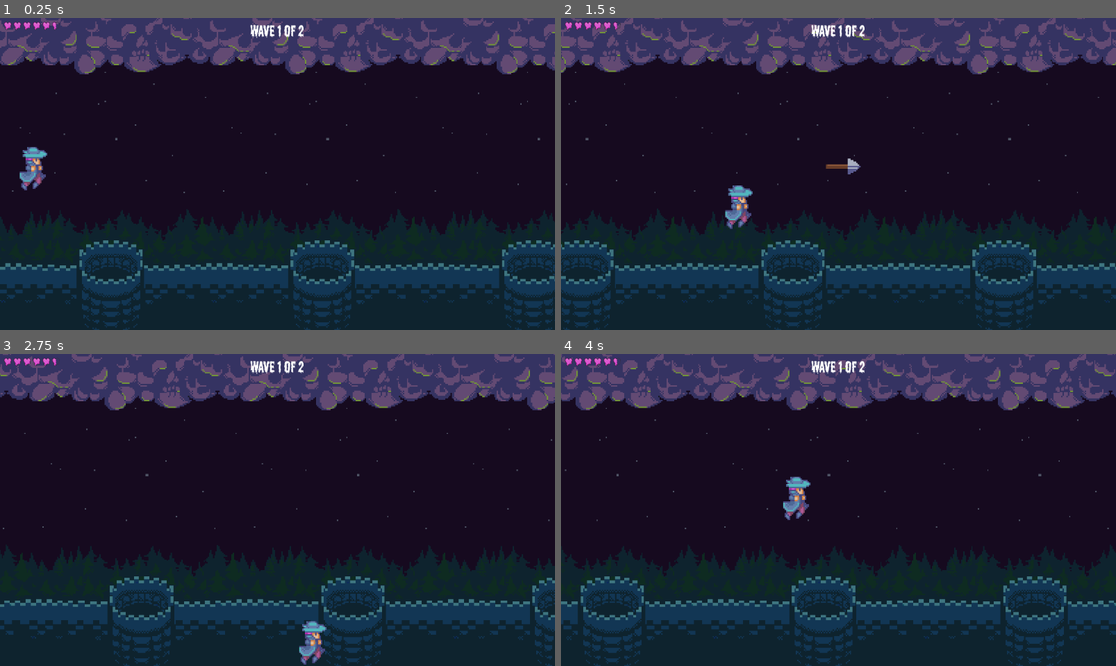
Above: before the commit, frames 1-4 (two rows, left to right).
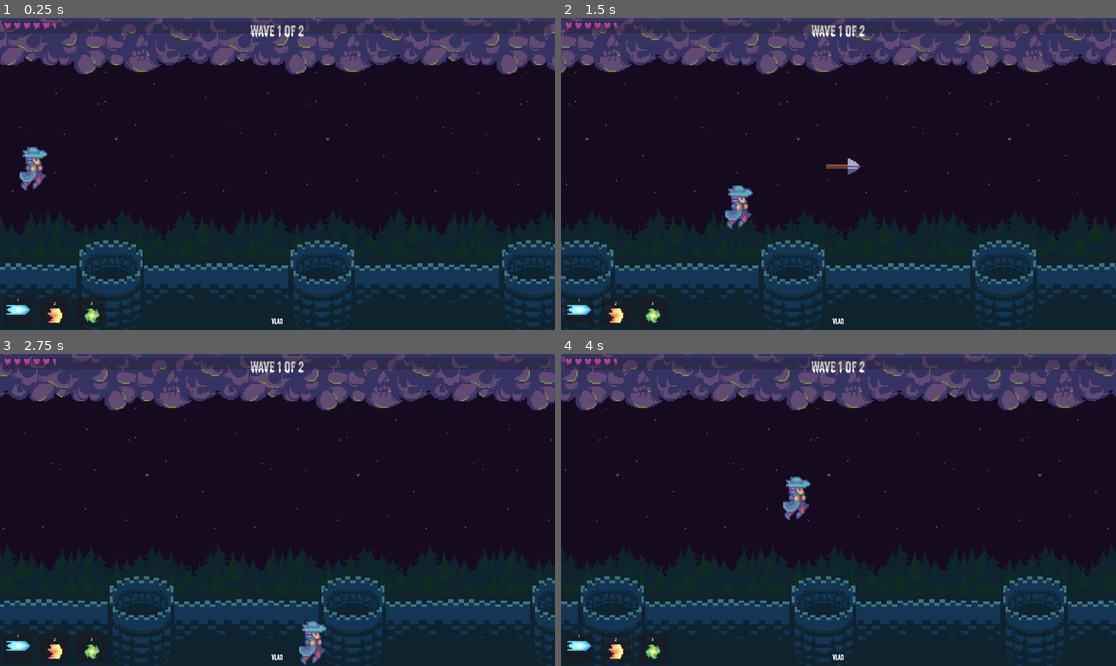
Above: after the commit, the same moments.

Repository: wojciech-bilicki/HalloweenShooterTutorial
Game: Godot game, scene res://Scenes/castle_level.tscn
The game is run twice, just before and just after one commit, with the same random seed, the same clock (stepped at 60 frames per second) and the same inputs. Sound files missing from this copy of the repository are replaced by a short silence.
Inputs:
- Up to frame 1 (0.25 s): no input
- Up to frame 2 (1.5 s): tap Enter (accept) at 0.5 s; hold D (right) 0.53-1.28 s; tap Space (shoot) at 0.6 s; tap 1 (select_spell_1, bound only after the commit) at 0.8, 1.35 s; hold S (down) from 1.28 s (still down)
- Up to frame 3 (2.75 s): tap 2 (select_spell_2, bound only after the commit) at 1.55, 2.1 s; release S (down) at 2.03 s; hold D (right) from 2.03 s (still down); tap 3 (select_spell_3, bound only after the commit) at 2.3 s
- Up to frame 4 (4 s): release D (right) at 2.78 s; hold W (up) 2.78-3.53 s; tap 3 (select_spell_3, bound only after the commit) at 2.85 s; tap Space (shoot) at 3.05 s; hold A (left) from 3.53 s (still down); tap Enter (accept) at 3.6 s; tap 1 (select_spell_1, bound only after the commit) at 3.8 s

The runs differ from the first frame. In frame 1, 1.4% of the frame differs, in the area x 0-100%, y 1-99%; in frame 2, 1.4%; in frame 3, 1.3%; in frame 4, 1.5%, in the area x 0-99%, y 1-99%.

Commit message:
Spell ui start

Diff:
--- a/Resources/devil_enemy_config.tres
+++ b/Resources/devil_enemy_config.tres
@@ -7,6 +7,9 @@
 
 [resource]
 script = ExtResource("1_dhie7")
+projectile_speed = 350.0
+speed = 350.0
+health = 3
 projectile_collision_shape = ExtResource("2_sk1te")
 projectile_texture = ExtResource("3_jxah7")
 enemy_name = "devil"
--- a/Resources/mummy_enemy_config.tres
+++ b/Resources/mummy_enemy_config.tres
@@ -7,6 +7,9 @@
 
 [resource]
 script = ExtResource("1_r1sb5")
+projectile_speed = 200.0
+speed = 100.0
+health = 6
 projectile_collision_shape = ExtResource("2_6gggb")
 projectile_texture = ExtResource("3_7dbhp")
 enemy_name = "mummy"
--- a/Resources/skeleton_enemy_config.tres
+++ b/Resources/skeleton_enemy_config.tres
@@ -7,6 +7,9 @@
 
 [resource]
 script = ExtResource("4_348xc")
+projectile_speed = 400.0
+speed = 325.0
+health = 4
 projectile_collision_shape = ExtResource("2_wi2ho")
 projectile_texture = ExtResource("3_d7l73")
 enemy_name = "skeleton"
--- a/Scenes/enemy.tscn
+++ b/Scenes/enemy.tscn
@@ -14,6 +14,7 @@
 [ext_resource type="Texture2D" uid="uid://cu2wocwlgwecx" path="res://Assets/Enemies/Skeleton/SkeletonShooting.png" id="11_5nhmq"]
 [ext_resource type="Script" path="res://Scripts/random_timer.gd" id="12_mgx1q"]
 [ext_resource type="Script" path="res://Scripts/enemy_shooting_system.gd" id="13_13len"]
+[ext_resource type="Script" path="res://Scripts/health_system.gd" id="15_h1wny"]
 
 [sub_resource type="SpriteFrames" id="SpriteFrames_aqt36"]
 animations = [{
@@ -89,6 +90,12 @@
 [sub_resource type="RectangleShape2D" id="RectangleShape2D_nvuw8"]
 size = Vector2(66, 135)
 
+[sub_resource type="StyleBoxFlat" id="StyleBoxFlat_u34rr"]
+bg_color = Color(0, 0, 0, 1)
+
+[sub_resource type="StyleBoxFlat" id="StyleBoxFlat_xbeu7"]
+bg_color = Color(0.784314, 0, 0.231373, 1)
+
 [node name="Enemy" type="Area2D"]
 collision_layer = 2
 collision_mask = 4
@@ -113,6 +120,19 @@
 
 [node name="AudioStreamPlayer" type="AudioStreamPlayer" parent="."]
 
+[node name="ProgressBar" type="ProgressBar" parent="."]
+offset_left = -36.0
+offset_top = -81.0
+offset_right = 14.0
+offset_bottom = -71.0
+theme_override_styles/background = SubResource("StyleBoxFlat_u34rr")
+theme_override_styles/fill = SubResource("StyleBoxFlat_xbeu7")
+value = 50.0
+show_percentage = false
+
+[node name="HealthSystem" type="Node" parent="."]
+script = ExtResource("15_h1wny")
+
 [connection signal="area_entered" from="." to="." method="_on_area_entered"]
 [connection signal="animation_finished" from="AnimatedSprite2D" to="." method="_on_animated_sprite_2d_animation_finished"]
 [connection signal="timeout" from="ShootingSystem/Timer" to="ShootingSystem" method="_on_timer_timeout"]
--- a/Scenes/ui.tscn
+++ b/Scenes/ui.tscn
@@ -1,7 +1,11 @@
-[gd_scene load_steps=5 format=3 uid="uid://cqfhwpgo2qw4g"]
+[gd_scene load_steps=9 format=3 uid="uid://cqfhwpgo2qw4g"]
 
 [ext_resource type="Script" path="res://Scripts/ui.gd" id="1_g3f70"]
 [ext_resource type="FontFile" uid="uid://d370phyelf2v8" path="res://Assets/font/font.otf" id="2_i2rha"]
+[ext_resource type="Texture2D" uid="uid://cbgrtclp47nk" path="res://Assets/Spells/ice-effect.png" id="3_cihgj"]
+[ext_resource type="Texture2D" uid="uid://b3ys6cg7ej2y0" path="res://Assets/Spells/fire-effect.png" id="4_cwl5h"]
+[ext_resource type="Texture2D" uid="uid://dtfvs0ofa37hg" path="res://Assets/Spells/poison-effect.png" id="5_8v2gs"]
+[ext_resource type="Theme" uid="uid://caw1c6qqfkp3b" path="res://spell_selection.theme" id="7_h83c7"]
 
 [sub_resource type="StyleBoxFlat" id="StyleBoxFlat_uvss6"]
 bg_color = Color(0.705882, 0.054902, 0, 1)
@@ -37,15 +41,12 @@
 text = "Wave 0 of 2"
 
 [node name="BossHealthBar" type="ProgressBar" parent="MarginContainer"]
-visible = false
 custom_minimum_size = Vector2(0, 24)
 layout_mode = 2
-size_flags_vertical = 8
 theme_override_styles/fill = SubResource("StyleBoxFlat_uvss6")
 show_percentage = false
 
 [node name="BossName" type="Label" parent="MarginContainer"]
-visible = false
 layout_mode = 2
 size_flags_horizontal = 4
 size_flags_vertical = 8
@@ -88,4 +89,101 @@
 layout_mode = 2
 text = "RESTART"
 
+[node name="HBoxContainer" type="HBoxContainer" parent="MarginContainer"]
+layout_mode = 2
+size_flags_horizontal = 0
+size_flags_vertical = 8
+theme_override_constants/separation = 16
+alignment = 1
+
+[node name="IcePanel" type="Panel" parent="MarginContainer/HBoxContainer"]
+custom_minimum_size = Vector2(60, 60)
+layout_mode = 2
+theme = ExtResource("7_h83c7")
+
+[node name="VBoxContainer" type="VBoxContainer" parent="MarginContainer/HBoxContainer/IcePanel"]
+layout_mode = 1
+anchors_preset = 15
+anchor_right = 1.0
+anchor_bottom = 1.0
+grow_horizontal = 2
+grow_vertical = 2
+size_flags_horizontal = 0
+
+[node name="Label" type="Label" parent="MarginContainer/HBoxContainer/IcePanel/VBoxContainer"]
+layout_mode = 2
+theme_override_font_sizes/font_size = 8
+text = "1"
+horizontal_alignment = 1
+vertical_alignment = 1
+
+[node name="TextureRect" type="TextureRect" parent="MarginContainer/HBoxContainer/IcePanel/VBoxContainer"]
+custom_minimum_size = Vector2(50, 20)
+layout_mode = 2
+size_flags_horizontal = 4
+texture = ExtResource("3_cihgj")
+
+[node name="FirePanel" type="Panel" parent="MarginContainer/HBoxContainer"]
+custom_minimum_size = Vector2(60, 60)
+layout_mode = 2
+theme = ExtResource("7_h83c7")
+
+[node name="VBoxContainer2" type="VBoxContainer" parent="MarginContainer/HBoxContainer/FirePanel"]
+layout_mode = 1
+anchors_preset = 8
+anchor_left = 0.5
+anchor_top = 0.5
+anchor_right = 0.5
+anchor_bottom = 0.5
+offset_left = -6.0
+offset_top = -15.0
+offset_right = 6.0
+offset_bottom = 15.0
+grow_horizontal = 2
+grow_vertical = 2
+
+[node name="Label" type="Label" parent="MarginContainer/HBoxContainer/FirePanel/VBoxContainer2"]
+layout_mode = 2
+theme_override_font_sizes/font_size = 8
+text = "2
+"
+horizontal_alignment = 1
+vertical_alignment = 1
+
+[node name="TextureRect2" type="TextureRect" parent="MarginContainer/HBoxContainer/FirePanel/VBoxContainer2"]
+custom_minimum_size = Vector2(30, 30)
+layout_mode = 2
+texture = ExtResource("4_cwl5h")
+
+[node name="PoisonPanel" type="Panel" parent="MarginContainer/HBoxContainer"]
+custom_minimum_size = Vector2(60, 60)
+layout_mode = 2
+theme = ExtResource("7_h83c7")
+
+[node name="VBoxContainer3" type="VBoxContainer" parent="MarginContainer/HBoxContainer/PoisonPanel"]
+layout_mode = 1
+anchors_preset = 8
+anchor_left = 0.5
+anchor_top = 0.5
+anchor_right = 0.5
+anchor_bottom = 0.5
+offset_left = -6.0
+offset_top = -15.0
+offset_right = 7.0
+offset_bottom = 15.0
+grow_horizontal = 2
+grow_vertical = 2
+
+[node name="Label" type="Label" parent="MarginContainer/HBoxContainer/PoisonPanel/VBoxContainer3"]
+layout_mode = 2
+theme_override_font_sizes/font_size = 8
+text = "3"
+horizontal_alignment = 1
+vertical_alignment = 1
+
+[node name="TextureRect3" type="TextureRect" parent="MarginContainer/HBoxContainer/PoisonPanel/VBoxContainer3"]
+custom_minimum_size = Vector2(30, 30)
+layout_mode = 2
+texture = ExtResource("5_8v2gs")
+
 [connection signal="pressed" from="MarginContainer/GameOverContainer/Panel/VBoxContainer/Button" to="." method="_on_button_pressed"]
--- a/Scripts/enemy.gd
+++ b/Scripts/enemy.gd
@@ -17,6 +17,9 @@
 @onready var collision_shape_2d = $CollisionShape2D
 @onready var timer = $ShootingSystem/Timer
 @onready var audio_stream_player = $AudioStreamPlayer
+@onready var health_system = $HealthSystem
+@onready var progress_bar = $ProgressBar
+
 
 @export var speed = 250
 
@@ -29,9 +32,15 @@
 func init(config, enemy_movement_points):
 	default_animation_name = "%s_default" % config.enemy_name
 	shooting_animation_name = "%s_shoot" % config.enemy_name
+	speed = config.speed
 	animated_sprite_2d.play(default_animation_name)
 	movement_points = enemy_movement_points
 	collision_shape_2d.shape = config.enemy_collision_shape
+	health_system.health = config.health
+	health_system.damaged.connect(on_damaged)
+	health_system.died.connect(on_died)
+	progress_bar.max_value = config.health
+	progress_bar.value = config.health
 
 	var random_point = movement_points.pick_random()
 	current_movement_point = random_point.position
@@ -48,10 +57,8 @@
 	if global_position.distance_squared_to(current_movement_point) < .1:
 		current_movement_point = movement_points.pick_random().global_position
 
-
 func on_shot():
 	animated_sprite_2d.play(shooting_animation_name)
-
 
 func _on_animated_sprite_2d_animation_finished():
 	if animated_sprite_2d.animation == "die":
@@ -64,14 +71,21 @@
 
 func _on_area_entered(area):
 	if area is Projectile:
-		set_collision_layer_value(2, false)
-		shooting_system.stop()
-		set_process(false)
-		animated_sprite_2d.play("die")
-		killed.emit()
-		audio_stream_player.play()
+		health_system.damage(1)
 		area.queue_free()
 
+func on_damaged():
+	audio_stream_player.play()
+	progress_bar.value = health_system.health
 
 func on_sound_finished():
-	queue_free()
+	if health_system.health <= 0:
+		queue_free()
+
+func on_died():
+	set_collision_layer_value(2, false)
+	shooting_system.stop()
+	set_process(false)
+	animated_sprite_2d.play("die")
+	killed.emit()
+	audio_stream_player.play()
--- a/Scripts/enemy_config.gd
+++ b/Scripts/enemy_config.gd
@@ -2,6 +2,10 @@
 
 class_name EnemyConfig
 
+
+@export var projectile_speed: float
+@export var speed: float
+@export var health: int
 @export var projectile_collision_shape: RectangleShape2D
 @export var projectile_texture: Texture2D
 @export var enemy_name: String
--- a/Scripts/level_manager.gd
+++ b/Scripts/level_manager.gd
@@ -11,6 +11,7 @@
 func _ready():
 	ui.set_initial_health(player.get_health())
 	player.player_damaged.connect(on_player_damaged)
+	player.spell_selected.connect(ui.on_spell_selected)
 	wave_spawner.starting_wave.connect(ui.on_wave_started)
 	wave_spawner.waves_finished.connect(on_waves_finished)
 	player.player_died.connect(ui.on_player_died)
--- a/Scripts/player.gd
+++ b/Scripts/player.gd
@@ -4,6 +4,7 @@
 
 signal player_damaged(current_health: int)
 signal player_died
+signal spell_selected(spell_number: int)
 
 @onready var collision_shape_2d = $CollisionShape2D
 @onready var animated_sprite_2d = $AnimatedSprite2D
@@ -43,6 +44,13 @@
 	else:
 		direction = Vector2.ZERO
 
+	if Input.is_action_just_pressed("select_spell_1"):
+		spell_selected.emit(1)
+	elif Input.is_action_just_pressed("select_spell_2"):
+		spell_selected.emit(2)
+	elif Input.is_action_just_pressed("select_spell_3"):
+		spell_selected.emit(3)
+
 
 func is_withing_screen_bounds(next_position: Vector2):
 	var half_size = collision_shape_2d.shape.get_rect().size / 2
--- a/Scripts/ui.gd
+++ b/Scripts/ui.gd
@@ -8,7 +8,11 @@
 @onready var boss_name = $MarginContainer/BossName
 @onready var label = %Label
 @onready var game_over_container = $MarginContainer/GameOverContainer
-
+@onready var spell_containers = [
+	$MarginContainer/HBoxContainer/IcePanel,
+	$MarginContainer/HBoxContainer/FirePanel,
+	$MarginContainer/HBoxContainer/PoisonPanel
+]
 
 const LIFE_FULL_UI = preload("res://Assets/UIElements/LifeFullUI.png")
 const LIFE_HALF_UI = preload("res://Assets/UIElements/LifeHalfUI.png")
@@ -59,3 +63,6 @@
 
 func _on_button_pressed():
 	get_tree().reload_current_scene()
+
+func on_spell_selected(spell_number: int):
+	print(spell_number)
--- a/project.godot
+++ b/project.godot
@@ -51,6 +51,21 @@
 "events": [Object(InputEventKey,"resource_local_to_scene":false,"resource_name":"","device":-1,"window_id":0,"alt_pressed":false,"shift_pressed":false,"ctrl_pressed":false,"meta_pressed":false,"pressed":false,"keycode":0,"physical_keycode":32,"key_label":0,"unicode":32,"echo":false,"script":null)
 ]
 }
+select_spell_1={
+"deadzone": 0.5,
+"events": [Object(InputEventKey,"resource_local_to_scene":false,"resource_name":"","device":-1,"window_id":0,"alt_pressed":false,"shift_pressed":false,"ctrl_pressed":false,"meta_pressed":false,"pressed":false,"keycode":0,"physical_keycode":49,"key_label":0,"unicode":49,"echo":false,"script":null)
+]
+}
+select_spell_2={
+"deadzone": 0.5,
+"events": [Object(InputEventKey,"resource_local_to_scene":false,"resource_name":"","device":-1,"window_id":0,"alt_pressed":false,"shift_pressed":false,"ctrl_pressed":false,"meta_pressed":false,"pressed":false,"keycode":0,"physical_keycode":50,"key_label":0,"unicode":50,"echo":false,"script":null)
+]
+}
+select_spell_3={
+"deadzone": 0.5,
+"events": [Object(InputEventKey,"resource_local_to_scene":false,"resource_name":"","device":-1,"window_id":0,"alt_pressed":false,"shift_pressed":false,"ctrl_pressed":false,"meta_pressed":false,"pressed":false,"keycode":0,"physical_keycode":51,"key_label":0,"unicode":51,"echo":false,"script":null)
+]
+}
 
 [layer_names]
 
Binary file added: Assets/Spells/fire-effect.png
Not shown, added: Assets/Spells/fire-effect.png.import
Binary file added: Assets/Spells/ice-effect.png
Not shown, added: Assets/Spells/ice-effect.png.import
Binary file added: Assets/Spells/poison-effect.png
Not shown, added: Assets/Spells/poison-effect.png.import
Not shown: 1 places in Scenes/enemy.tscn that only renumber resources
Binary file added: selected_spell.stylebox
Binary file added: spell_selection.theme
